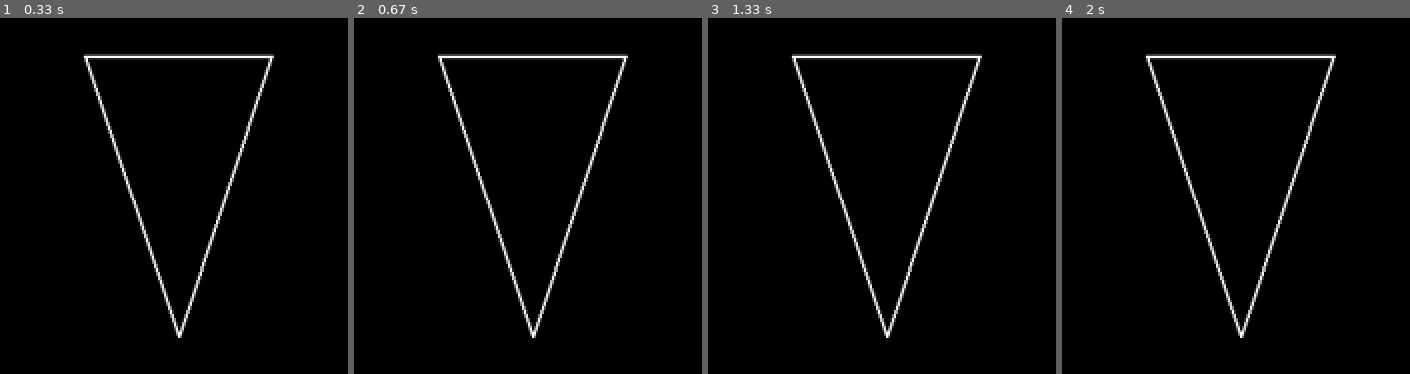
Above: before the commit, frames 1-4 (left to right).
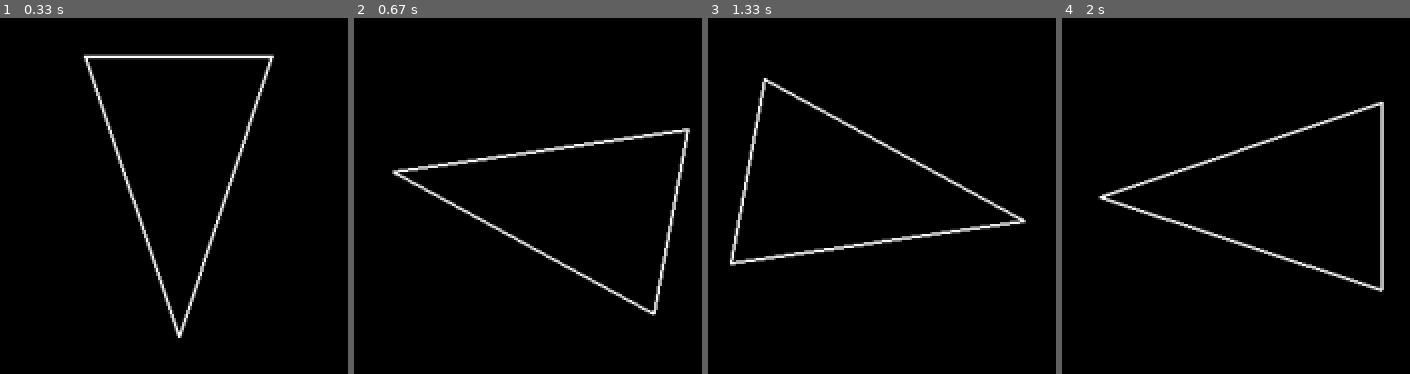
Above: after the commit, the same moments.

Repository: Yohmike/boot.dev-projects
Game: pygame game, started from pygame_asteroid/main.py
Same seed, same stepped clock (60 frames per second), same inputs: the game is played once before the commit and once after it.
Inputs:
- Up to frame 1 (0.33 s): no input
- Up to frame 2 (0.67 s): hold D from 0.33 s (still down)
- Up to frame 3 (1.33 s): release D at 0.8 s; hold D 0.83-1.3 s
- Up to frame 4 (2 s): hold A 1.33-1.87 s; hold A from 1.9 s (still down)

Frame 1 is identical in both runs. In frame 2, 5.7% of the frame differs, in the area x 10-97%, y 10-90%; in frame 3, 5.7%; in frame 4, 5.7%.

Commit message:
make the player rotate Ch2: Player

Diff:
--- a/pygame_asteroid/constants.py
+++ b/pygame_asteroid/constants.py
@@ -7,3 +7,4 @@
 ASTEROID_MAX_RADIUS = ASTEROID_MIN_RADIUS * ASTEROID_KINDS
 
 PLAYER_RADIUS = 20
+PLAYER_TURN_SPEED = 300
--- a/pygame_asteroid/main.py
+++ b/pygame_asteroid/main.py
@@ -19,9 +19,11 @@
             if event.type == pygame.QUIT:
                 return
         screen.fill("black")
+        player.update(dt=dt)
+        print(dt)
         player.draw(screen=screen)
         pygame.display.flip()
-        dt = py_game_time.tick(60) // 1000
+        dt = py_game_time.tick(60) / 1000
 
 
 if __name__ == "__main__":
--- a/pygame_asteroid/player.py
+++ b/pygame_asteroid/player.py
@@ -1,5 +1,6 @@
 import pygame
 from circleshape import CircleShape
+from constants import *
 
 
 class Player(CircleShape):
@@ -22,3 +23,15 @@
         pygame.draw.polygon(
             surface=screen, color=player_color, points=self.triangle(), width=line_width
         )
+
+    def rotate(self, dt):
+        self.rotation += PLAYER_TURN_SPEED * dt
+
+    def update(self, dt):
+        keys = pygame.key.get_pressed()
+
+        if keys[pygame.K_a]:
+            self.rotate(dt=360 - dt)
+            # self.rotate(dt=-dt)
+        if keys[pygame.K_d]:
+            self.rotate(dt=dt)
